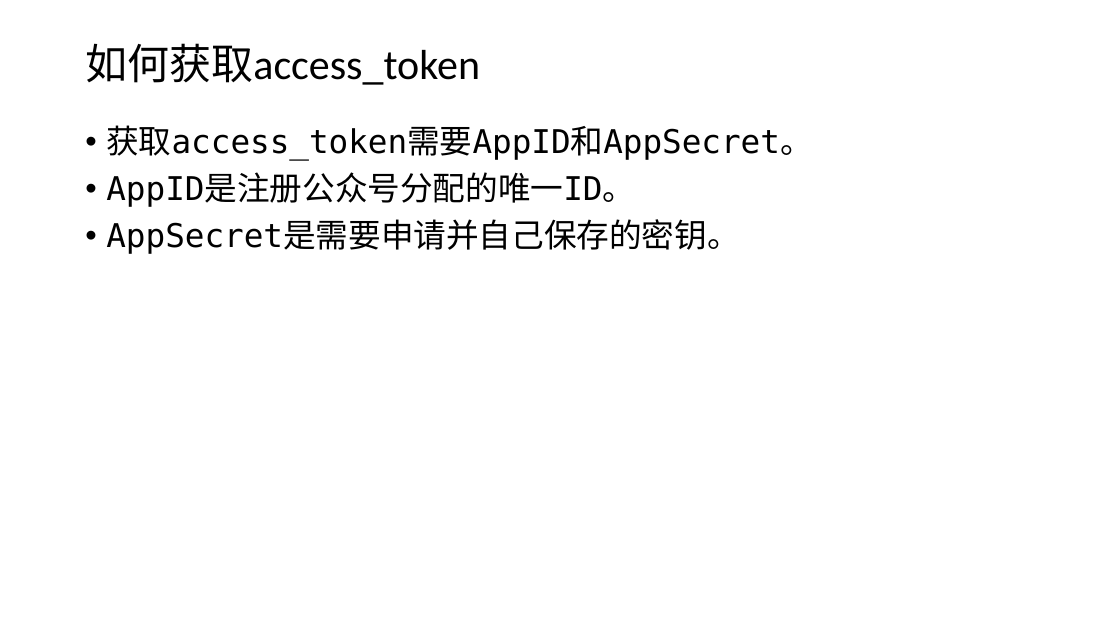
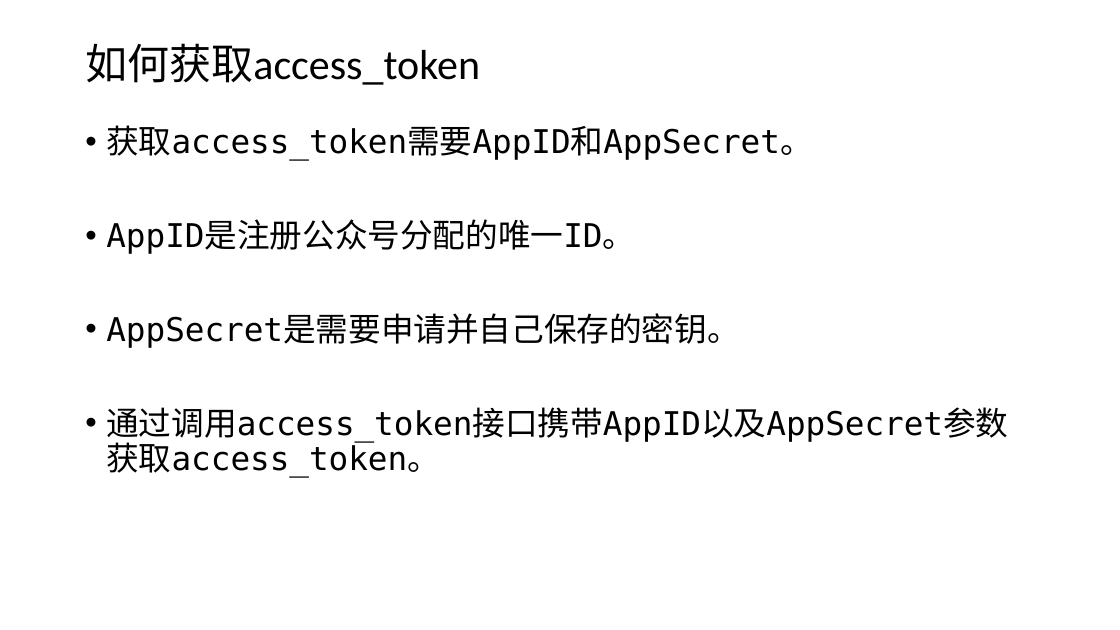
Before and after one commit to edu2act/course-wechat-and-miniprogram, a slide deck: slide 3 of ch05/access_token.pptx. Drawn at 1120x630 pixels with LibreOffice and Linux fonts; fonts in the diff are those of the drawing. Boxes give left, top, right and bottom in pixels: in the first picture for what was removed or moved away, otherwise in the second. Text is boxed around its words. In the diff, an @@ line names an element or a change of style, - is before the commit and + after.

Commit message:
update access_token

```diff
--- a/ch05/access_token.pptx
+++ b/ch05/access_token.pptx
@@ text at (106,407,1008,478): paragraph added @@
+• 通过调用access_token接口携带AppID以及AppSecret参数获取access_token。
```
Also in this commit, not shown: 1 other slide changed, 2 slides added, 1 other file.
